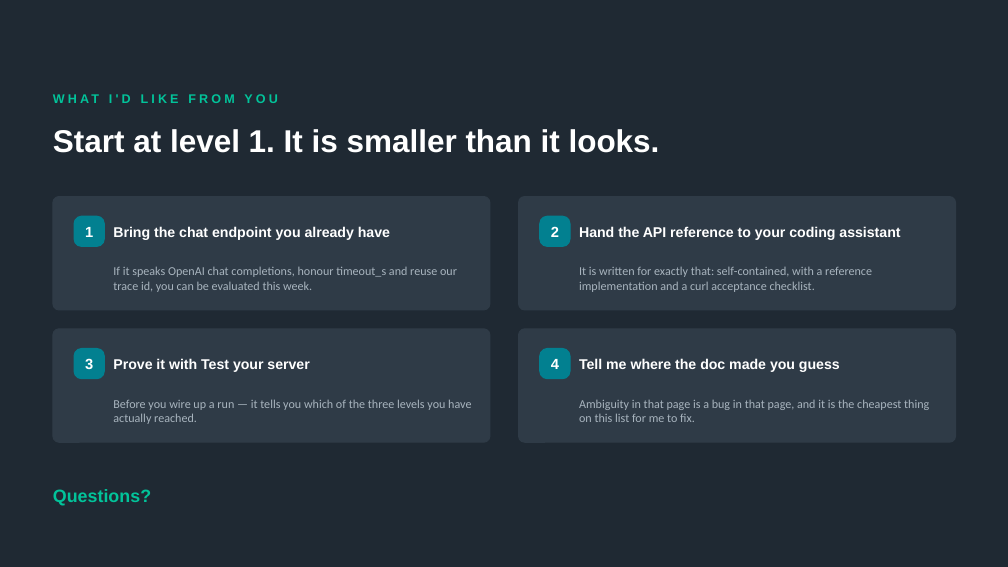
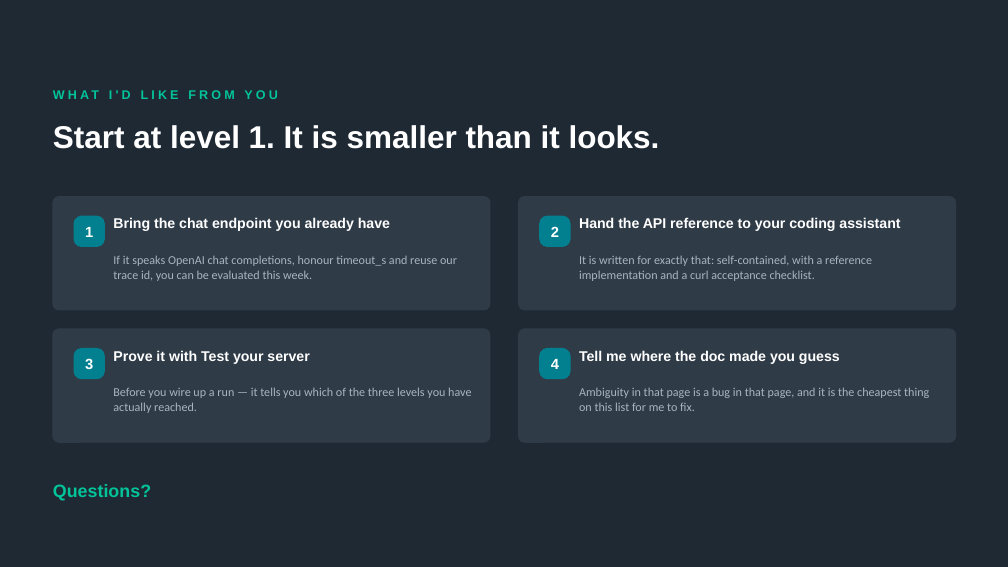
Before and after one commit to johnnyhwu/agent-optimization, a slide deck: slide 10 of presentation/sprint-demo.pptx. Drawn at 1008x567 pixels with LibreOffice and Linux fonts; fonts in the diff are those of the drawing. Boxes give left, top, right and bottom in pixels: in the first picture for what was removed or moved away, otherwise in the second. Text is boxed around its words. In the diff, an @@ line names an element or a change of style, - is before the commit and + after.

```diff
--- a/presentation/sprint-demo.pptx
+++ b/presentation/sprint-demo.pptx
@@ vertical alignment middle to top in 11 elements at (109, 89, 131, 102), (53, 125, 660, 149), (113, 217, 390, 231), (113, 256, 457, 281), (579, 217, 900, 231), (579, 256, 872, 281), (113, 350, 309, 364), (113, 387, 471, 413), (579, 350, 840, 364), (579, 387, 929, 411), (53, 484, 151, 501) @@
```
Also in this commit, not shown: 9 other slides changed, 1 other file.
